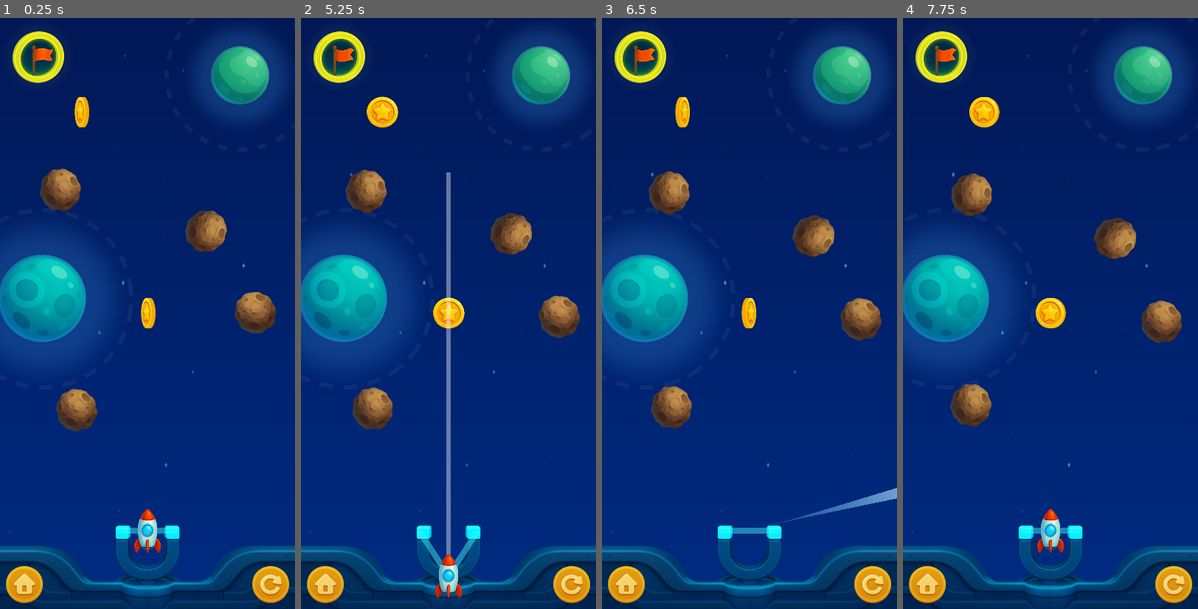
Above: before the commit, frames 1-4 (left to right).
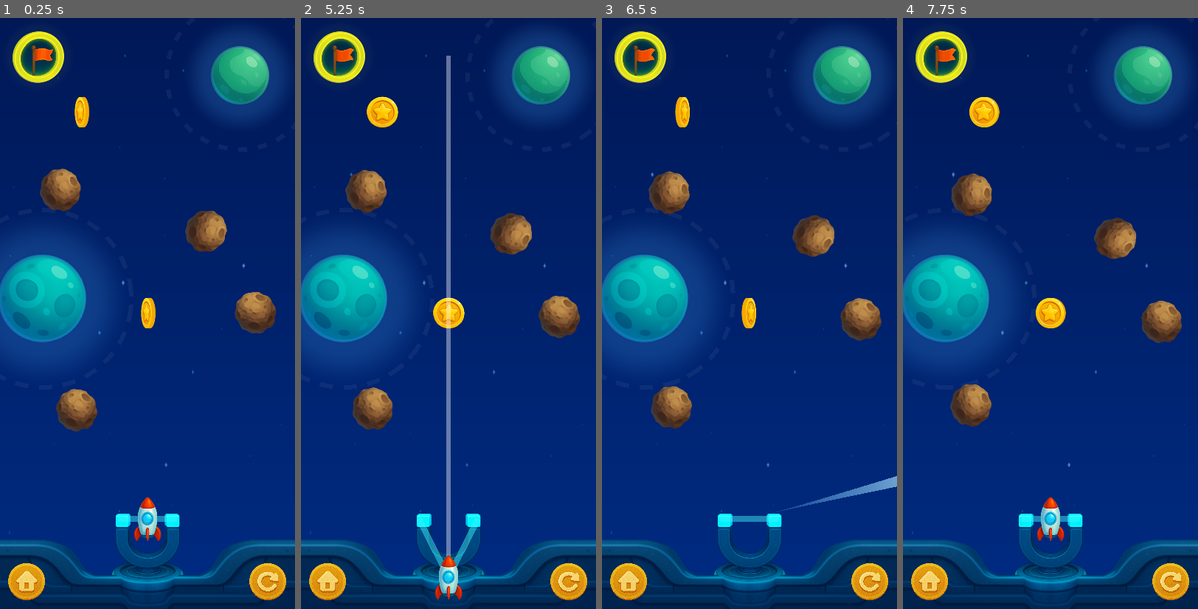
Above: after the commit, the same moments.

Repository: nbarkoch/spacecraft-launcher
Game: Godot game, scene res://scenes/game.tscn
The game is run twice, just before and just after one commit, with the same random seed, the same clock (stepped at 60 frames per second) and the same inputs.
Inputs (mouse positions are in pixels of both pictures, inside the frame that each line leads up to; where the layout moved, square brackets give the same spot in the first picture):
- Up to frame 1 (0.25 s): no input
- Up to frame 2 (5.25 s): click (569, 579) [572, 585] at 0.5 s; click (569, 579) [572, 585] at 1.25 s; click (569, 579) [572, 585] at 2 s; click (327, 579) [324, 585] at 2.75 s; click (327, 579) [324, 585] at 3.5 s; click (327, 579) [324, 585] at 4.25 s; move the mouse to (448, 573) at 5.02 s; press the mouse at (448, 573) at 5.03 s
- Up to frame 3 (6.5 s): move the mouse to (690, 343) at 5.77 s; release the mouse at (690, 343) at 5.78 s; click (690, 343) at 5.85 s
- Up to frame 4 (7.75 s): move the mouse to (1080, 183) at 6.52 s; press the mouse at (1080, 183) at 6.53 s; move the mouse to (1035, 431) at 7.27 s; release the mouse at (1035, 431) at 7.28 s; click (1035, 431) at 7.35 s

The runs differ from the first frame. In frame 1, 5.1% of the frame differs, in the area x 0-100%, y 81-100%; in frame 2, 4.7%; in frame 3, 5.4%, in the area x 0-100%, y 77-100%; in frame 4, 5.1%.

Commit message:
fix the slingshot positioning and some ui

Diff:
--- a/project.godot
+++ b/project.godot
@@ -17,7 +17,7 @@
 
 [autoload]
 
-GameManager="*res://scripts/managers/gameManager.gd"
+GameManager="*res://scripts/managers/game_manager.gd"
 LevelManager="*res://scripts/managers/level_manager.gd"
 MusicManager="*res://scripts/managers/music_manager.gd"
 
--- a/scenes/base/room.tscn
+++ b/scenes/base/room.tscn
@@ -3,8 +3,8 @@
 [ext_resource type="Script" path="res://scripts/base/room.gd" id="1_0sxad"]
 [ext_resource type="PackedScene" uid="uid://o76834xyqxe0" path="res://scenes/base/level.tscn" id="1_ttsjj"]
 [ext_resource type="PackedScene" uid="uid://dp2dfd3suv5ir" path="res://scenes/levels/level_1.tscn" id="2_1mnsd"]
-[ext_resource type="Texture2D" uid="uid://bas5lvsai56ie" path="res://sprites/ui/s_home_icn.png" id="5_1fvk8"]
-[ext_resource type="Texture2D" uid="uid://dfxjlswuf1ygm" path="res://sprites/ui/s_retry_icn.png" id="6_hi6ya"]
+[ext_resource type="Texture2D" uid="uid://dxo0ps8h1q6dk" path="res://sprites/ui/b_home_icn.png" id="4_0uoca"]
+[ext_resource type="Texture2D" uid="uid://dshm04twkerfu" path="res://sprites/ui/b_retry_icn.png" id="5_bss7i"]
 
 [sub_resource type="Animation" id="Animation_ng4gr"]
 length = 0.001
@@ -67,13 +67,13 @@
 anchors_preset = 2
 anchor_top = 1.0
 anchor_bottom = 1.0
-offset_left = 8.0
-offset_top = -57.0
-offset_right = 58.0
-offset_bottom = -7.0
+offset_left = 11.0
+offset_top = -61.0
+offset_right = 61.0
+offset_bottom = -11.0
 grow_vertical = 0
 pivot_offset = Vector2(25, 25)
-texture_normal = ExtResource("5_1fvk8")
+texture_normal = ExtResource("4_0uoca")
 ignore_texture_size = true
 stretch_mode = 0
 
@@ -88,13 +88,13 @@
 anchors_preset = 2
 anchor_top = 1.0
 anchor_bottom = 1.0
-offset_left = 342.0
-offset_top = -57.0
-offset_right = 392.0
-offset_bottom = -7.0
+offset_left = 338.0
+offset_top = -61.0
+offset_right = 388.0
+offset_bottom = -11.0
 grow_vertical = 0
 pivot_offset = Vector2(25, 25)
-texture_normal = ExtResource("6_hi6ya")
+texture_normal = ExtResource("5_bss7i")
 ignore_texture_size = true
 stretch_mode = 0
 
--- a/scenes/base/slingshot.tscn
+++ b/scenes/base/slingshot.tscn
@@ -17,7 +17,7 @@
 texture = ExtResource("2_qqmov")
 
 [node name="BottomUI" type="Sprite2D" parent="."]
-position = Vector2(-100, -21)
+position = Vector2(-100, -17)
 scale = Vector2(0.34188, 0.47)
 texture = ExtResource("3_k85xf")
 centered = false
--- a/scenes/game_manager.tscn
+++ b/scenes/game_manager.tscn
@@ -1,6 +1,6 @@
 [gd_scene load_steps=2 format=3 uid="uid://cjgothq8tu7av"]
 
-[ext_resource type="Script" path="res://scripts/managers/gameManager.gd" id="1_550bh"]
+[ext_resource type="Script" path="res://scripts/managers/game_manager.gd" id="1_550bh"]
 
 [node name="GameManager" type="Node"]
 script = ExtResource("1_550bh")
--- a/scenes/ui/dialog.tscn
+++ b/scenes/ui/dialog.tscn
@@ -3,9 +3,9 @@
 [ext_resource type="Script" path="res://scripts/ui/dialog.gd" id="1_q4pwv"]
 [ext_resource type="Texture2D" uid="uid://brb4co0vnd3ol" path="res://sprites/ui/dialog.png" id="2_hy6nv"]
 [ext_resource type="FontFile" uid="uid://bhapbj7j3oa1x" path="res://fonts/Oswald-SemiBold.ttf" id="4_75y0u"]
-[ext_resource type="Texture2D" uid="uid://bratrvpmdx1wv" path="res://sprites/ui/s_next_icn.png" id="4_ihba7"]
 [ext_resource type="Texture2D" uid="uid://k2dvwv8t0drt" path="res://sprites/ui/s_coins.png" id="4_ttc53"]
-[ext_resource type="Texture2D" uid="uid://dfxjlswuf1ygm" path="res://sprites/ui/s_retry_icn.png" id="5_kiod3"]
+[ext_resource type="Texture2D" uid="uid://8v1slix1ynb1" path="res://sprites/ui/b_next_icn.png" id="5_8urb0"]
+[ext_resource type="Texture2D" uid="uid://dshm04twkerfu" path="res://sprites/ui/b_retry_icn.png" id="6_uhrjp"]
 
 [sub_resource type="StyleBoxEmpty" id="StyleBoxEmpty_yvijb"]
 
@@ -343,7 +343,8 @@
 offset_bottom = 50.0
 grow_horizontal = 0
 pivot_offset = Vector2(25, 25)
-texture_normal = ExtResource("4_ihba7")
+texture_normal = ExtResource("5_8urb0")
+ignore_texture_size = true
 stretch_mode = 0
 
 [node name="AnimationPlayer" type="AnimationPlayer" parent="Control/Panel/ButtonsPanel/NextButton"]
@@ -359,7 +360,8 @@
 offset_bottom = 50.0
 pivot_offset = Vector2(25, 25)
 size_flags_vertical = 4
-texture_normal = ExtResource("5_kiod3")
+texture_normal = ExtResource("6_uhrjp")
+ignore_texture_size = true
 stretch_mode = 0
 
 [node name="AnimationPlayer" type="AnimationPlayer" parent="Control/Panel/ButtonsPanel/RetryButton"]
--- a/scripts/base/level.gd
+++ b/scripts/base/level.gd
@@ -4,3 +4,15 @@
 @onready var spacecraft: Spacecraft = $Spacecraft
 @onready var slingshot: SlingShot = $Slingshot
 @onready var content = $"Content"
+
+
+func _ready():
+	position_slingshot()
+
+func position_slingshot():
+		# Position slingshot at bottom of screen
+	var viewport_height = get_viewport().get_visible_rect().size.y
+	var camera_zoom = $Camera2D.zoom.y  # Should be 2.0
+	var effective_height = viewport_height / camera_zoom  # 800 / 2 = 400
+	# Position slingshot near bottom (40 units from bottom edge)
+	slingshot.position.y = (effective_height / 2) - 30
--- a/scripts/managers/music_manager.gd
+++ b/scripts/managers/music_manager.gd
@@ -7,7 +7,7 @@
 var fade_tween: Tween
 var song_timer: Timer
 
-const default_volume = -25.0
+const default_volume = -10.0
 const SWITCH_DURATION: float = 8.0  # Switch before song ends
 const FADE_DELAY: float = 2.5  # Delay before old song starts fading out
 
Renamed: scripts/managers/gameManager.gd -> scripts/managers/game_manager.gd
Binary file changed: sprites/ui/bottom2.png
